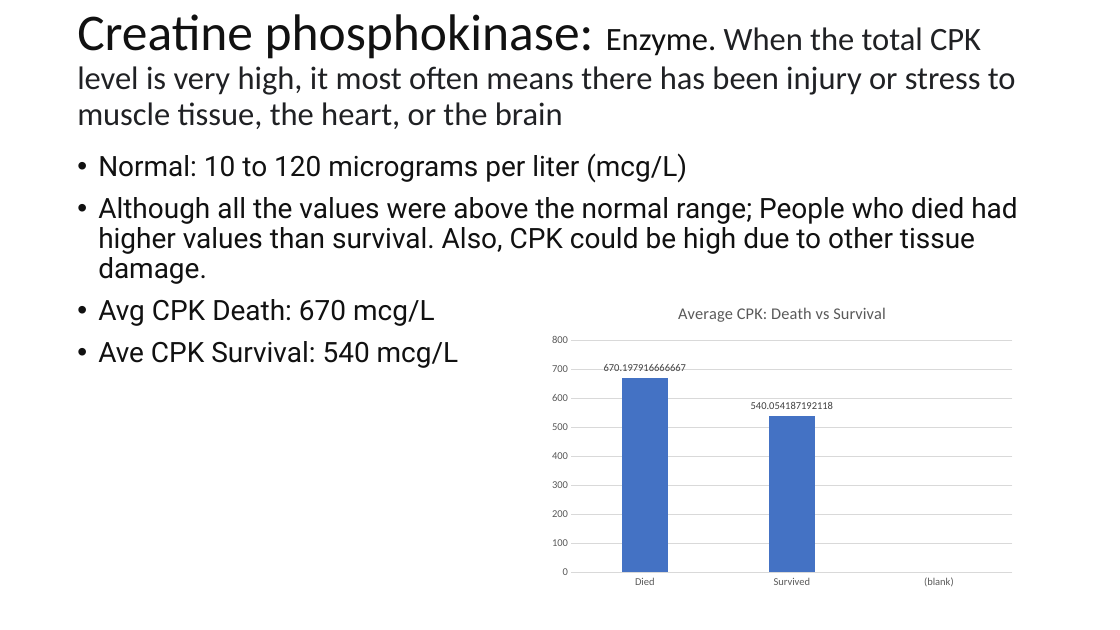
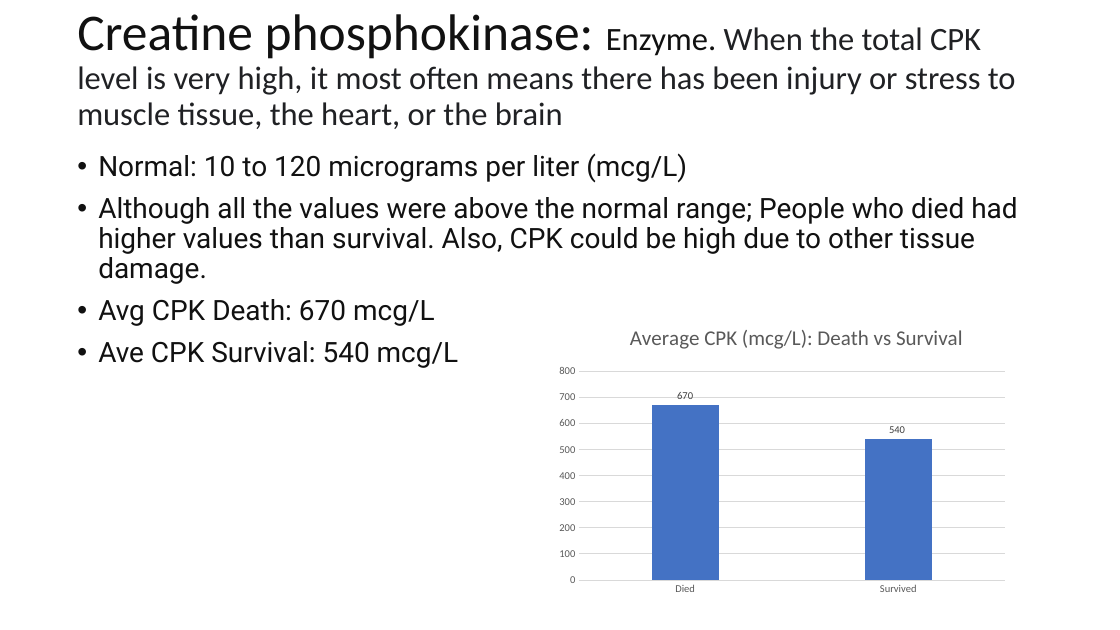
Before and after one commit to Kishp92/Bootcamp.Info, a slide deck: slide 12 of Excel/Excel Final Excel project.pptx. Drawn at 1120x630 pixels with LibreOffice and Linux fonts; fonts in the diff are those of the drawing. Boxes give left, top, right and bottom in pixels: in the first picture for what was removed or moved away, otherwise in the second. Text is boxed around its words. In the diff, an @@ line names an element or a change of style, - is before the commit and + after.

```diff
--- a/Excel/Excel Final Excel project.pptx
+++ b/Excel/Excel Final Excel project.pptx
@@ column chart at (550,285,1014,602) @@
@@ title "Average CPK: Death vs Survival " to "Average CPK (mcg/L): Death vs Survival  " @@
-categories: Died, Survived, (blank)
+categories: Died, Survived
-Series 1: 670.197917, 540.054187, -
+Series 1: 670.197917, 540.054187
@@ data labels of Series 1 changed @@
@@ column chart: place and size @@
-column chart at (543,289,1023,594)
+column chart at (550,285,1014,602)
```
Also in this commit, not shown: 10 other slides changed, 3 other files.
